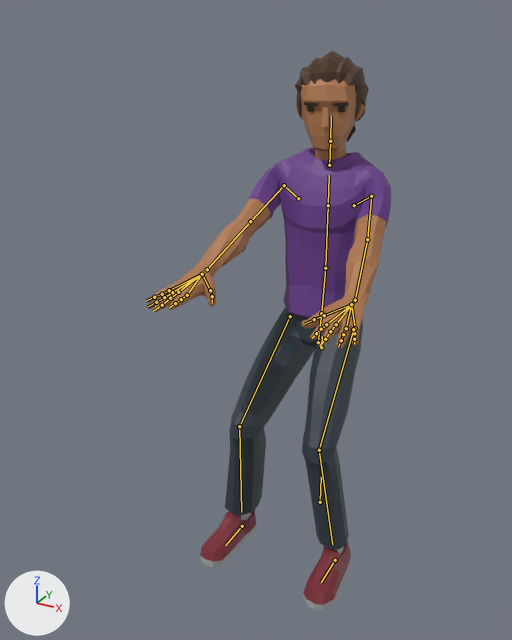
Renders of the glTF model js/models/avatars/club-crowd-m9.glb from each side of a commit.
Rendered twice from a 50 mm lens placed at (0.896, -2.239, 1.823), pointed at (-0.103, -0.424, 0.915). Lighting does not change. The marker at lower left points along +X, +Y and +Z. The older version comes first. Both versions are drawn at frame 197 of the action 'Seated_Loop'; the numbers are the values there. The bones that change, and the others that lie on the model, are drawn over the model as lines.

Names of what the first picture shows: 'Casual2_Body'.
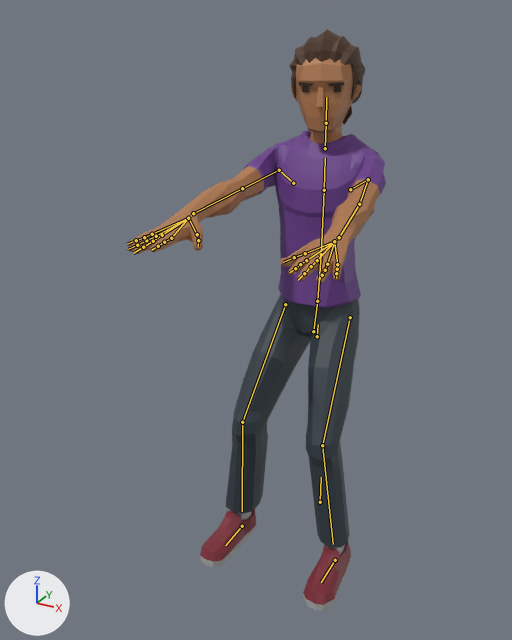
The change, as JSON lines over the scene's bpy script:
```json
{"block": "bone_body", "where": "bone_body = bpy.data.objects['CharacterArmature'].pose.bones['Body']  # child of 'Root'"}
{"op": "set", "path": "bone_body.location", "old": "(0.0, -0.15, 0.1)", "new": "(0.0, -0.09, 0.14)"}
{"block": "bone_upperarm_l", "where": "bone_upperarm_l = bpy.data.objects['CharacterArmature'].pose.bones['UpperArm.L']  # child of 'Shoulder.L'"}
{"op": "set", "path": "bone_upperarm_l.rotation_quaternion", "old": "(0.788, -0.334, 0.001, -0.518)", "new": "(0.773, -0.116, 0.0, -0.623)", "note": "degrees (-34, -20, -60) -> degrees (-10, -8, -77)"}
{"block": "bone_lowerarm_l", "where": "bone_lowerarm_l = bpy.data.objects['CharacterArmature'].pose.bones['LowerArm.L']  # child of 'UpperArm.L'"}
{"op": "set", "path": "bone_lowerarm_l.rotation_quaternion", "old": "(0.998, 0.0, 0.049, 0.028)", "new": "(0.999, 0.013, 0.027, 0.03)", "note": "degrees (0, 6, 3) -> degrees (2, 3, 4)"}
{"block": "bone_wrist_l", "where": "bone_wrist_l = bpy.data.objects['CharacterArmature'].pose.bones['Wrist.L']  # child of 'LowerArm.L'"}
{"op": "set", "path": "bone_wrist_l.rotation_quaternion", "old": "(0.962, 0.152, 0.145, -0.176)", "new": "(0.994, -0.019, 0.003, -0.108)", "note": "degrees (15, 19, -18) -> degrees (-2, 0, -12)"}
{"block": "bone_upperarm_r", "where": "bone_upperarm_r = bpy.data.objects['CharacterArmature'].pose.bones['UpperArm.R']  # child of 'Shoulder.R'"}
{"op": "set", "path": "bone_upperarm_r.rotation_quaternion", "old": "(-0.788, 0.313, 0.002, -0.53)", "new": "(-0.773, 0.094, 0.009, -0.628)", "note": "degrees (-32, 19, 62) -> degrees (-9, 6, 78)"}
{"block": "bone_lowerarm_r", "where": "bone_lowerarm_r = bpy.data.objects['CharacterArmature'].pose.bones['LowerArm.R']  # child of 'UpperArm.R'"}
{"op": "set", "path": "bone_lowerarm_r.rotation_quaternion", "old": "(-0.998, -0.001, 0.048, 0.028)", "new": "(-0.999, -0.013, 0.026, 0.03)", "note": "degrees (0, -6, -3) -> degrees (2, -3, -4)"}
{"block": "bone_wrist_r", "where": "bone_wrist_r = bpy.data.objects['CharacterArmature'].pose.bones['Wrist.R']  # child of 'LowerArm.R'"}
{"op": "set", "path": "bone_wrist_r.rotation_quaternion", "old": "(-0.973, -0.111, 0.117, -0.165)", "new": "(-0.993, 0.054, -0.025, -0.101)", "note": "degrees (11, -15, 18) -> degrees (-6, 4, 11)"}
{"block": "bone_upperleg_l", "where": "bone_upperleg_l = bpy.data.objects['CharacterArmature'].pose.bones['UpperLeg.L']  # child of 'Body'"}
{"op": "set", "path": "bone_upperleg_l.rotation_quaternion", "old": "(0.946, -0.031, 0.003, 0.322)", "new": "(0.973, -0.033, 0.003, 0.228)", "note": "degrees (-3, 1, 38) -> degrees (-4, 1, 26)"}
{"block": "bone_lowerleg_l", "where": "bone_lowerleg_l = bpy.data.objects['CharacterArmature'].pose.bones['LowerLeg.L']  # child of 'UpperLeg.L'"}
{"op": "set", "path": "bone_lowerleg_l.rotation_quaternion", "old": "(-0.911, -0.413, -0.022, 0.01)", "new": "(-0.953, -0.301, -0.017, 0.006)", "note": "degrees (49, 3, 0) -> degrees (35, 2, 0)"}
{"block": "bone_upperleg_r", "where": "bone_upperleg_r = bpy.data.objects['CharacterArmature'].pose.bones['UpperLeg.R']  # child of 'Body'"}
{"op": "set", "path": "bone_upperleg_r.rotation_quaternion", "old": "(-0.946, 0.033, 0.0, 0.321)", "new": "(-0.973, 0.035, 0.0, 0.228)", "note": "degrees (-4, -1, -37) -> degrees (-4, -1, -26)"}
{"block": "bone_lowerleg_r", "where": "bone_lowerleg_r = bpy.data.objects['CharacterArmature'].pose.bones['LowerLeg.R']  # child of 'UpperLeg.R'"}
{"op": "set", "path": "bone_lowerleg_r.rotation_quaternion", "old": "(0.91, 0.413, -0.022, 0.01)", "new": "(0.953, 0.301, -0.017, 0.006)", "note": "degrees (49, -3, 0) -> degrees (35, -2, 0)"}
```

Where the change shows, as pixel boxes (x1, y1, x2, y2) in the pictures (512 x 640 px):
```json
{"object": "Casual2_Body", "change": "posed", "before": [146, 51, 391, 611], "after": [127, 29, 386, 611]}
{"bone": "Body", "before": "(321, 347) to (322, 336)", "after": "(317, 336) to (318, 324)"}
{"bone": "UpperArm.L", "before": "(371, 196) to (367, 239)", "after": "(368, 179) to (359, 204)"}
{"bone": "LowerArm.L", "before": "(367, 239) to (355, 300)", "after": "(359, 204) to (339, 237)"}
{"bone": "Wrist.L", "before": "(355, 300) to (351, 304)", "after": "(339, 237) to (334, 241)"}
{"bone": "UpperArm.R", "before": "(284, 185) to (250, 221)", "after": "(279, 170) to (242, 188)"}
{"bone": "LowerArm.R", "before": "(250, 221) to (207, 269)", "after": "(242, 188) to (193, 213)"}
{"bone": "Wrist.R", "before": "(207, 269) to (202, 274)", "after": "(193, 213) to (188, 218)"}
{"bone": "UpperLeg.L", "before": "(353, 329) to (319, 450)", "after": "(350, 317) to (322, 445)"}
{"bone": "LowerLeg.L", "before": "(319, 450) to (332, 544)", "after": "(322, 445) to (333, 544)"}
{"bone": "UpperLeg.R", "before": "(290, 316) to (239, 426)", "after": "(285, 304) to (242, 422)"}
{"bone": "LowerLeg.R", "before": "(239, 426) to (241, 512)", "after": "(242, 422) to (242, 511)"}
```
